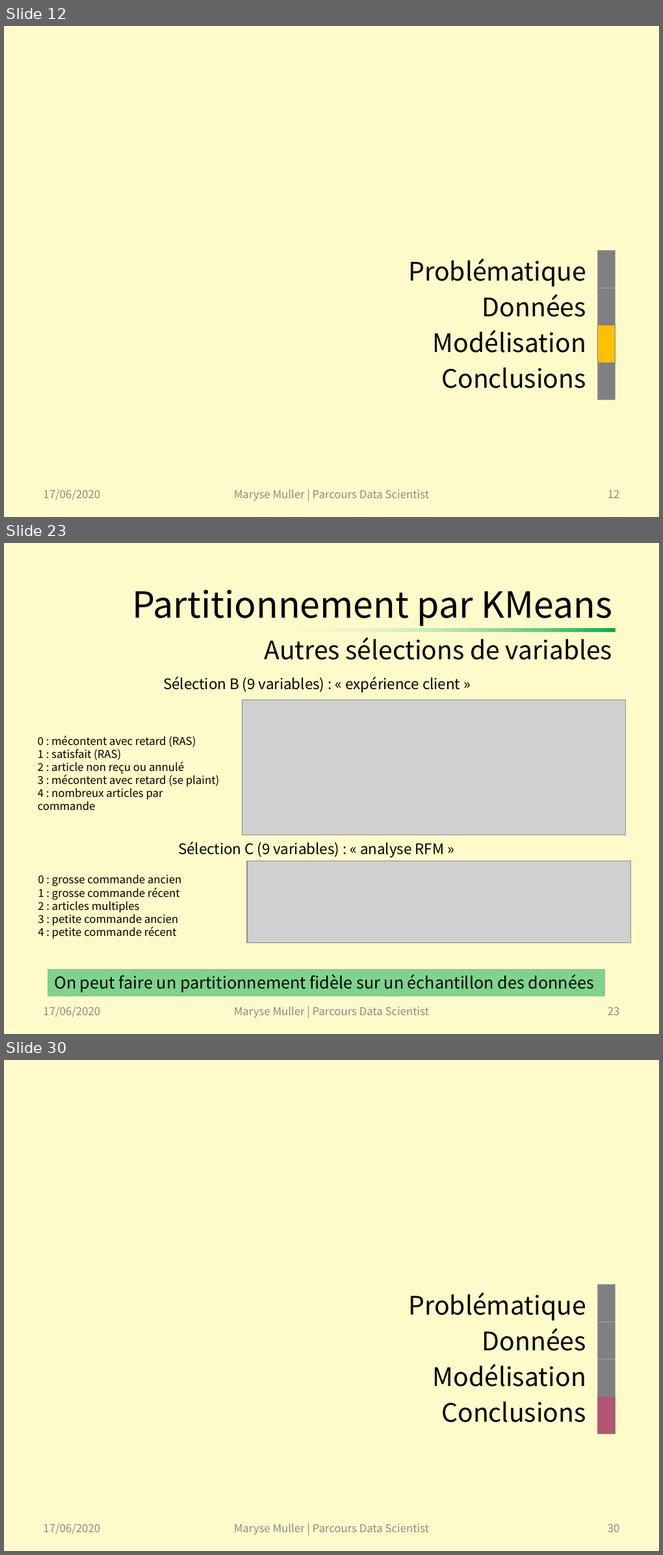
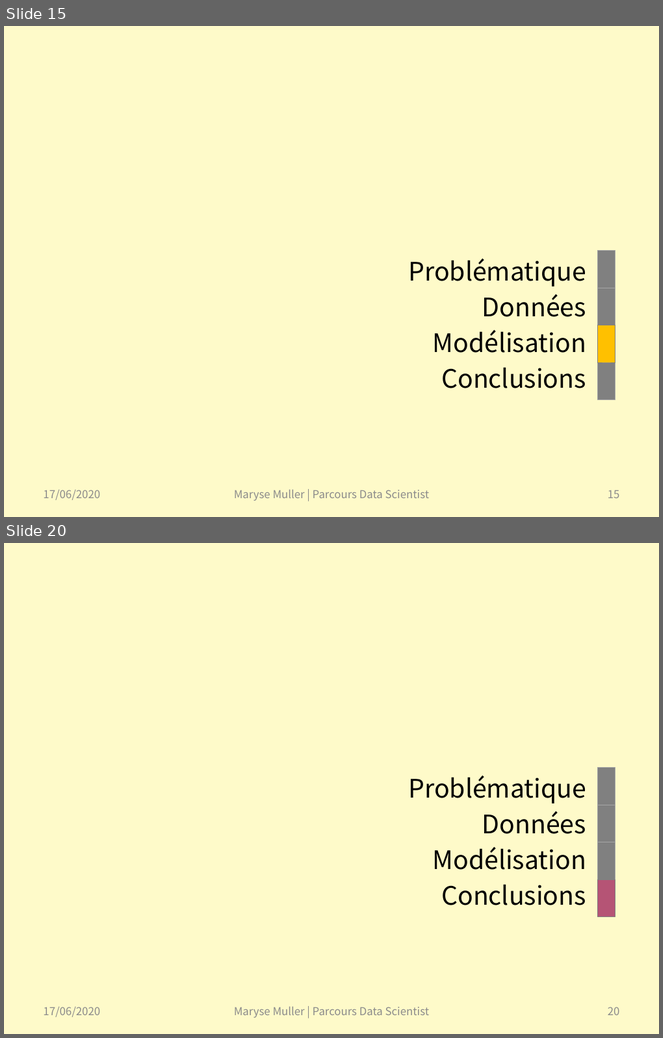
Before and after one commit to SmellyArmure/OC_DS_Project6, a slide deck: PRESENTATION/Projet6.pptx. Shown one above the other, each under a label of ours: slides 12, 23 and 30 before the commit, slides 15 and 20 after it; the slides between them are not shown. The pictures are 663x1555 and 663x1038 pixels, drawn with LibreOffice and Linux fonts; fonts in the diff are those of the drawing; grey boxes stand for pictures. Boxes give left, top, right and bottom in pixels: in the first picture for what was removed or moved away, otherwise in the second. Text is boxed around its words. In the diff, an @@ line names an element or a change of style, - is before the commit and + after.

```diff
--- a/PRESENTATION/Projet6.pptx
+++ b/PRESENTATION/Projet6.pptx
@@ slide 23 removed at [4, 543, 659, 1034], background #FEFAC9 @@
@@ title removed at [132, 590, 612, 660] @@
-Partitionnement par KMeans
-Autres sélections de variables
@@ rectangle removed at [278, 629, 615, 632] @@
@@ text removed at [163, 676, 460, 693] @@
-Sélection B (9 variables) : « expérience client »
@@ picture removed at [242, 700, 626, 835] @@
@@ text removed at [38, 735, 219, 811] @@
-0 : mécontent avec retard (RAS)
-1 : satisfait (RAS)
-2 : article non reçu ou annulé
-3 : mécontent avec retard (se plaint)
-4 : nombreux articles par commande
@@ text removed at [178, 841, 445, 858] @@
-Sélection C (9 variables) : « analyse RFM »
@@ picture removed at [247, 861, 631, 943] @@
@@ text removed at [38, 875, 181, 939] @@
-0 : grosse commande ancien
-1 : grosse commande récent
-2 : articles multiples
-3 : petite commande ancien
-4 : petite commande récent
@@ rectangle removed at [48, 970, 605, 997] @@
-On peut faire un partitionnement fidèle sur un échantillon des données
@@ text removed at [43, 1007, 100, 1017] @@
-17/06/2020
@@ text removed at [234, 1006, 429, 1018] @@
-Maryse Muller | Parcours Data Scientist
@@ page number removed at [608, 1007, 620, 1016] @@
-23
@@ what was slide 12 is now slide 15 @@
@@ page number at [608, 491, 620, 499]: text changed @@
-12
+15
@@ what was slide 30 is now slide 20 @@
@@ page number at [608, 1007, 620, 1016]: text changed @@
-30
+20
```
Also in this commit, not shown: 8 slides changed, 11 slides added, 17 other slides removed, 7 other files.
